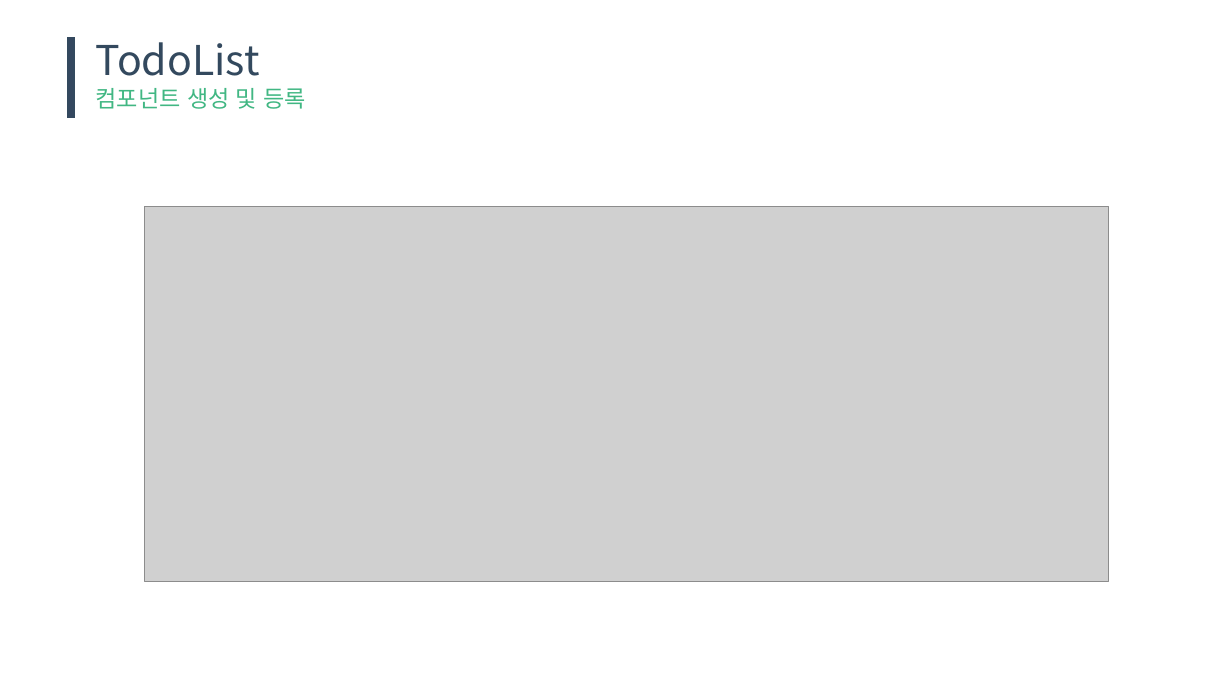
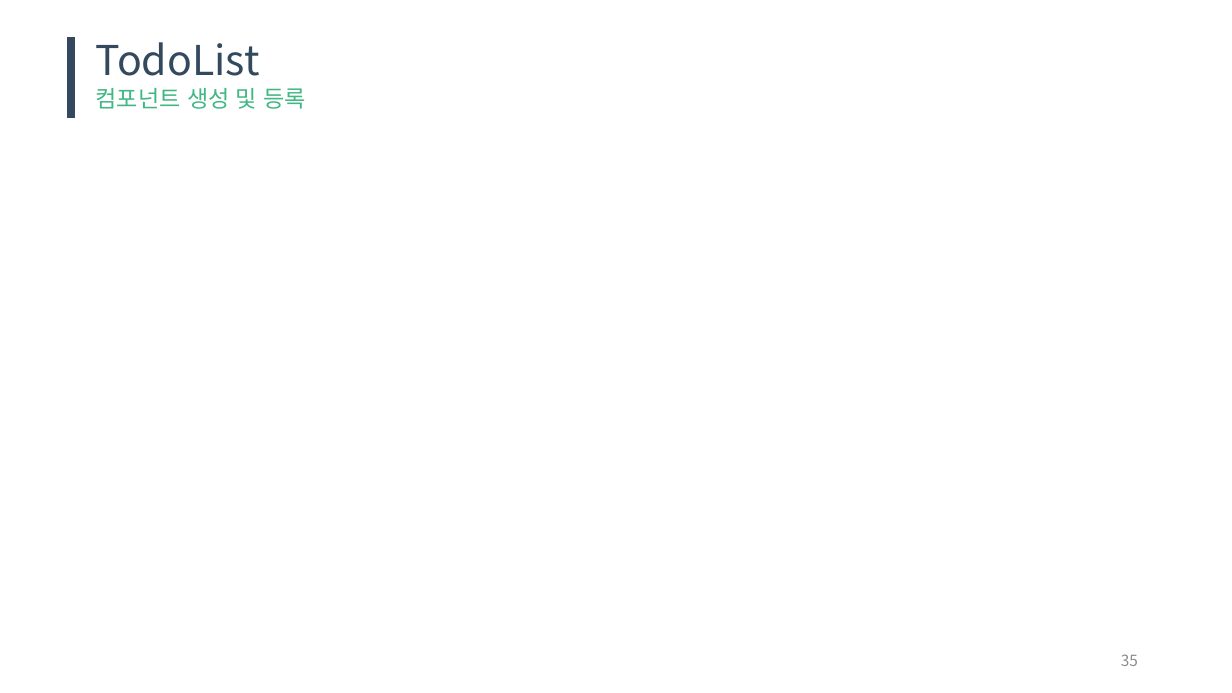
Before and after one commit to raheego/vue-todolist, a slide deck: slide 35 of 역량강화_vuejs_grh.pptx (slide 29 before the commit). Drawn at 1232x693 pixels with LibreOffice and Linux fonts; fonts in the diff are those of the drawing; grey boxes stand for pictures. Boxes give left, top, right and bottom in pixels: in the first picture for what was removed or moved away, otherwise in the second. Text is boxed around its words. In the diff, an @@ line names an element or a change of style, - is before the commit and + after.

```diff
--- a/역량강화_vuejs_grh.pptx
+++ b/역량강화_vuejs_grh.pptx
@@ picture removed at bbox=[145, 206, 1109, 581] @@
@@ page number added at bbox=[1121, 654, 1138, 666], 12 pt, text #8C8C8C @@
+35
```
Also in this commit, not shown: 33 other slides changed, 13 slides added, 6 slides removed.
